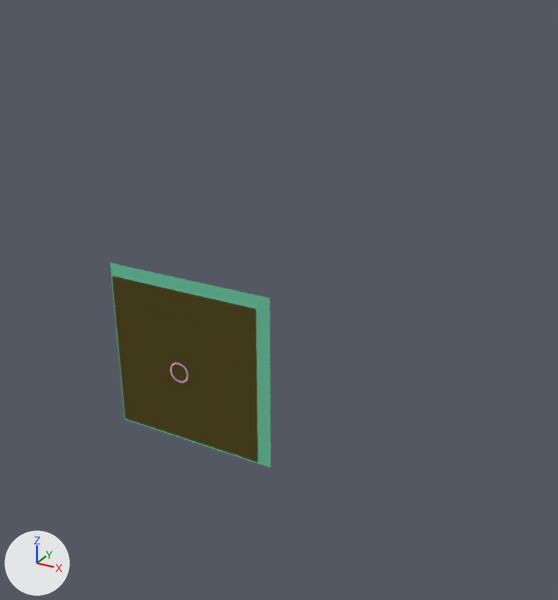
The OBJ model 3d-obj/chest.obj, before and after one commit.
Camera for both pictures: a camera (50 mm lens) standing at (2.21, -3.52, 2.01) and looking at (0.19, 0.16, 0.17). The lights are fixed; the arrows at lower left show +X, +Y and +Z. Where no turn or scale is listed for an object, it has been applied to the vertices.

In view in the first picture: 'chest'.
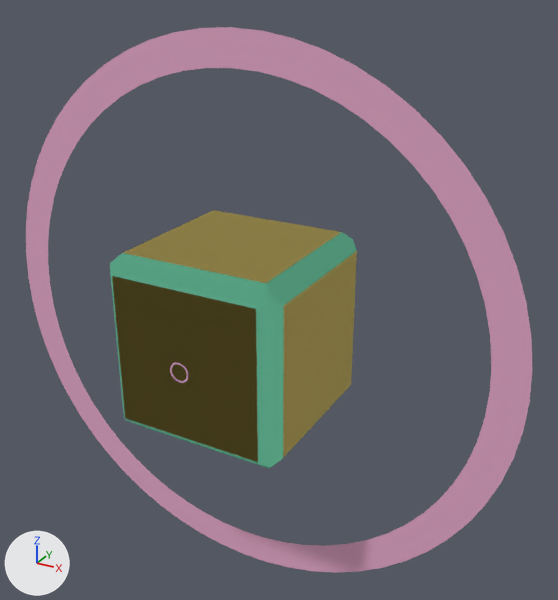
What changed in the scene script:
```text
Change me_chest:
    used by ob_chest; location = (0.0, 0.0, 0.0)
    remove me_chest.from_pydata(...)  # 68 vertices, 35 faces; spans x -0.5..0.5, y -0.6..-0.5, z -0.5..0.5
    add me_chest.from_pydata(...)  # 192 vertices, 110 faces; spans x -1.7..1.7, y -0.6..0.55, z -1.7..1.7
    me_chest part 1: a new loose piece of 120 vertices spanning x -1.7..1.7, y 0.0, z -1.7..1.7, in mat_purple (pink #e7aacb)
    me_chest part 2
    40 vertices are removed from x -0.059..0.059, y -0.6, z -0.06..0.06
    30 faces are deleted
    38 vertices are added at x -0.55..0.55, y -0.6..0.55, z -0.55..0.55
    6 new vertices lie (0.0, 0.9, 0.0) away from vertices in x -0.55..0.45, y -0.45, z -0.55..0.55
    5 new faces join them, mat_orange (yellow #ffe77c)
    20 new faces join them, mat_green (green #6dcda6)
    20 new faces join them, mat_purple (pink #e7aacb)
```

Where the change shows, as pixel boxes [x1, y1, x2, y2] in the pictures (558 x 600 px; the box of a moved part takes in the faces that stretch with it):
'chest', reshaped (214% wider, 166% taller): before [110, 263, 271, 468]; after [26, 27, 533, 573]
part 1 of me_chest, added (pink): after [26, 27, 533, 573]
part 2 of me_chest, moved or reshaped: before [170, 362, 189, 383]; after [110, 210, 357, 468]
